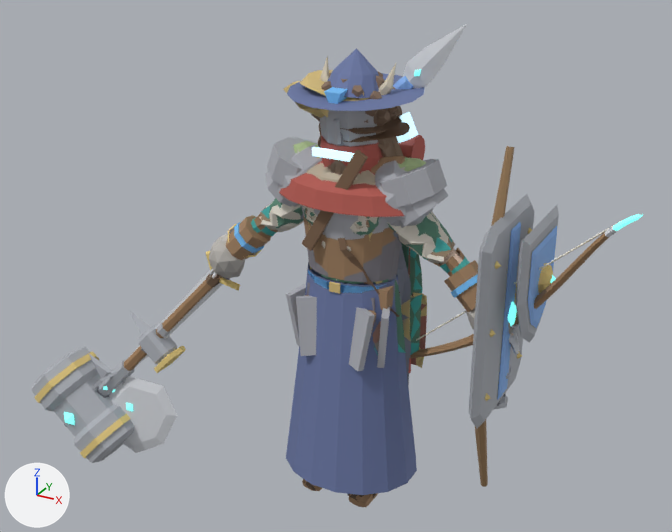
Two versions of the Blender file art/creator/humanoid_slim/humanoid_slim_masculine.blend, one commit apart.
The view is the same before and after, from a 50 mm lens placed at (1.7, -3.23, 2.7), pointed at (-0.16, 0.14, 1.02). Every picture has the same lights, and +X, +Y and +Z are marked at lower left. The first picture is the older version.

The older version as bpy lines, for what is in view:
```python
me_part_head_wide_hat = bpy.data.meshes.new('part.head.wide_hat')
me_part_head_wide_hat.from_pydata(...)  # 57 vertices, 43 faces; spans x -0.265..0.276, y -0.252..0.276, z 1.838..2.019
me_part_head_wide_hat.materials.append(mat_cloth)
me_part_offhand_shield = bpy.data.meshes.new('part.offhand.shield')
me_part_offhand_shield.from_pydata(...)  # 93 vertices, 77 faces; spans x 0.633..0.875, y -0.18..0.24, z 0.921..1.441
# faces by material slot: [53, 8, 16]
me_part_offhand_shield.materials.append(mat_metal)
me_part_offhand_shield.materials.append(mat_emissive)
me_part_offhand_shield.materials.append(mat_accent)
me_part_offhand_tower_shield = bpy.data.meshes.new('part.offhand.tower_shield')
me_part_offhand_tower_shield.from_pydata(...)  # 106 vertices, 104 faces; spans x 0.633..0.764, y -0.309..0.251, z 0.629..1.489
# faces by material slot: [86, 8, 10]
me_part_offhand_tower_shield.materials.append(mat_metal)
me_part_offhand_tower_shield.materials.append(mat_emissive)
me_part_offhand_tower_shield.materials.append(mat_accent)
ob_part_head_wide_hat = bpy.data.objects.new('part.head.wide_hat', me_part_head_wide_hat)
ob_part_head_wide_hat.location = (0.0, 0.0, 0.0)
ob_part_offhand_shield = bpy.data.objects.new('part.offhand.shield', me_part_offhand_shield)
ob_part_offhand_shield.location = (0.0, 0.0, 0.0)
ob_part_offhand_tower_shield = bpy.data.objects.new('part.offhand.tower_shield', me_part_offhand_tower_shield)
ob_part_offhand_tower_shield.location = (0.0, 0.0, 0.0)
# also in view: 'part.shoulders.slabs' at (0.0, 0.01, 1.47); 'part.weapon.hammer' at (-0.91, -0.04, 0.69); 'part.back.travel_cape' at (0.01, 0.07, 1.09); 'part.weapon.great_axe' at (-1.02, -0.04, 0.5); 'part.torso.jerkin' at (0.0, -0.01, 1.38)
```
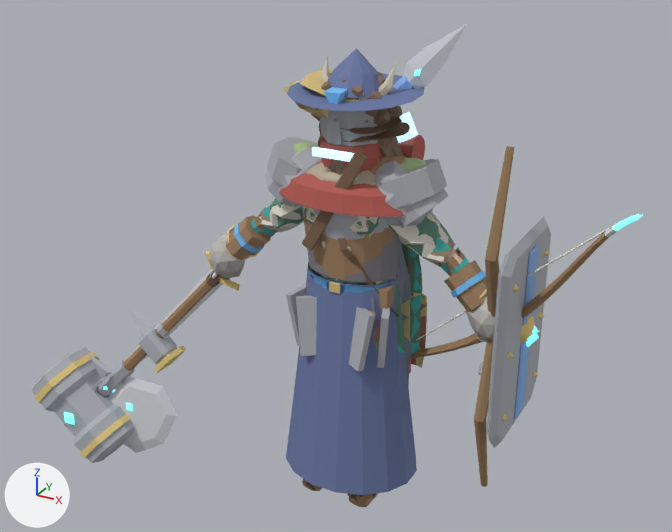
Edits to the bpy script that builds the scene:
```text
Change me_part_offhand_shield:
    used by ob_part_offhand_shield; location = (0.0, 0.0, 0.0)
    remove me_part_offhand_shield.from_pydata(...)  # 93 vertices, 77 faces; spans x 0.633..0.875, y -0.18..0.24, z 0.921..1.441
    add me_part_offhand_shield.from_pydata(...)  # 93 vertices, 77 faces; spans x 0.633..0.827, y -0.195..0.225, z 0.698..1.218
    me_part_offhand_shield part 1: the loose piece of 21 vertices spanning x 0.77..0.806, y -0.18..0.24, z 0.921..1.441 is moved by (-0.048, -0.015, -0.223)
    me_part_offhand_shield part 2: the loose piece of 21 vertices spanning x 0.802..0.818, y -0.125..0.186, z 0.991..1.376 is moved by (-0.048, -0.015, -0.223)
    me_part_offhand_shield part 3: the loose piece of 17 vertices spanning x 0.816..0.861, y -0.035..0.095, z 1.146..1.276 is moved by (-0.048, -0.015, -0.223)
    me_part_offhand_shield part 4: the loose piece of 6 vertices spanning x 0.831..0.875, y 0.008..0.052, z 1.189..1.233 is moved by (-0.048, -0.015, -0.223)
    other edits to the shape of me_part_offhand_shield do not show in these pictures
Change me_part_offhand_tower_shield:
    used by ob_part_offhand_tower_shield; location = (0.0, 0.0, 0.0)
    remove me_part_offhand_tower_shield.from_pydata(...)  # 106 vertices, 104 faces; spans x 0.633..0.764, y -0.309..0.251, z 0.629..1.489
    add me_part_offhand_tower_shield.from_pydata(...)  # 106 vertices, 104 faces; spans x 0.633..0.828, y -0.265..0.295, z 0.532..1.392
    me_part_offhand_tower_shield part 5: the loose piece of 24 vertices spanning x 0.658..0.706, y -0.309..0.251, z 0.629..1.489 is moved by (0.063, 0.044, -0.097)
    me_part_offhand_tower_shield part 6: the loose piece of 12 vertices spanning x 0.702..0.718, y -0.079..0.021, z 0.689..1.429 is moved by (0.063, 0.044, -0.097)
    me_part_offhand_tower_shield part 7: the loose piece of 6 vertices spanning x 0.69..0.726, y -0.237..-0.201, z 0.761..0.797 is moved by (0.063, 0.044, -0.097)
    me_part_offhand_tower_shield part 8: the loose piece of 6 vertices spanning x 0.69..0.726, y -0.237..-0.201, z 1.041..1.077 is moved by (0.063, 0.044, -0.097)
    me_part_offhand_tower_shield part 9: the loose piece of 6 vertices spanning x 0.69..0.726, y -0.237..-0.201, z 1.321..1.357 is moved by (0.063, 0.044, -0.097)
    me_part_offhand_tower_shield part 10: the loose piece of 6 vertices spanning x 0.69..0.726, y 0.143..0.179, z 0.761..0.797 is moved by (0.063, 0.044, -0.097)
    me_part_offhand_tower_shield part 11: the loose piece of 6 vertices spanning x 0.69..0.726, y 0.143..0.179, z 1.321..1.357 is moved by (0.063, 0.044, -0.097)
    me_part_offhand_tower_shield part 12: the loose piece of 6 vertices spanning x 0.684..0.764, y -0.069..0.011, z 1.003..1.115 is moved by (0.063, 0.044, -0.097)
    other edits to the shape of me_part_offhand_tower_shield do not show in these pictures
```

Where the change shows, as pixel boxes [x1, y1, x2, y2] in the pictures (672 x 532 px; the box of a moved part takes in the faces that stretch with it):
'part.offhand.tower_shield', reshaped: before [469, 194, 534, 428]; after [486, 217, 551, 448]
'part.offhand.shield', reshaped: before [515, 205, 559, 343]; after [520, 316, 539, 343]
part 1 of me_part_offhand_shield, moved or reshaped (not visible afterwards): before [515, 205, 559, 343]
part 2 of me_part_offhand_shield, moved or reshaped (not visible afterwards): before [528, 226, 557, 328]
part 3 of me_part_offhand_shield, moved or reshaped: before [538, 263, 553, 293]; after [520, 316, 535, 343]
part 4 of me_part_offhand_shield, moved or reshaped: before [550, 275, 556, 283]; after [532, 325, 539, 334]
part 5 of me_part_offhand_tower_shield, moved or reshaped: before [469, 194, 534, 428]; after [486, 217, 551, 448]
part 6 of me_part_offhand_tower_shield, moved or reshaped: before [497, 222, 521, 399]; after [514, 244, 538, 419]
part 7 of me_part_offhand_tower_shield, moved or reshaped: before [485, 393, 490, 401]; after [502, 413, 508, 421]
part 8 of me_part_offhand_tower_shield, moved or reshaped: before [489, 329, 495, 337]; after [508, 351, 514, 358]
part 9 of me_part_offhand_tower_shield, moved or reshaped: before [494, 261, 501, 269]; after [513, 284, 519, 292]
part 10 of me_part_offhand_tower_shield, moved or reshaped: before [517, 351, 522, 358]; after [533, 370, 538, 377]
part 11 of me_part_offhand_tower_shield, moved or reshaped: before [528, 227, 532, 234]; after [544, 249, 550, 257]
part 12 of me_part_offhand_tower_shield, moved or reshaped: before [508, 302, 517, 326]; after [526, 333, 539, 347]
